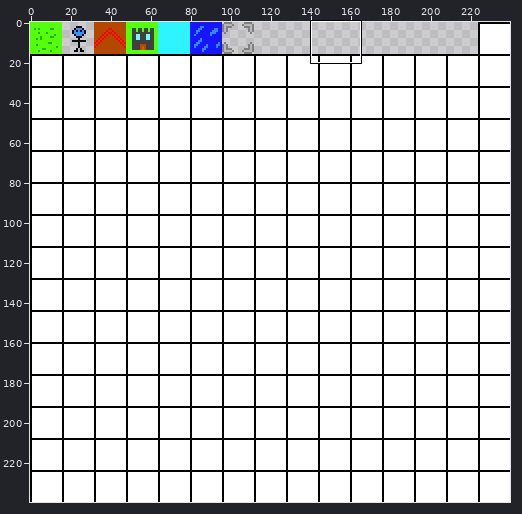
One commit to this sprite sheet: Senior Project/res/SpriteSheetz.png. Above: a wide view before the commit, with the close-up outlined.
Close-up. As it was:
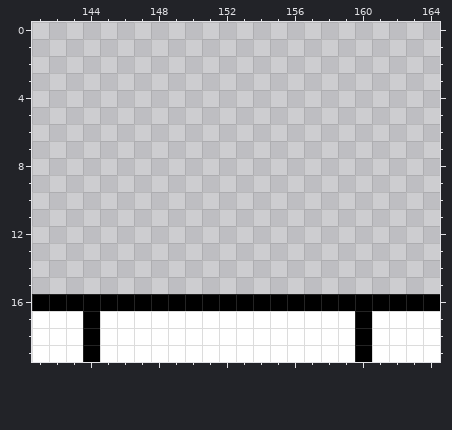
The file is 240x240 pixels. Colours within 5 levels of each other are drawn and written as one. Shown: x 141..164, y 0..19. The commit also changed other parts of the picture, which this record leaves out.
The same view after the edit:
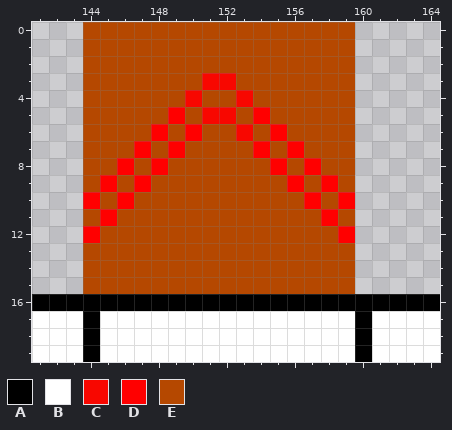
Palette (. is transparent): A #000000  B #ffffff  C #f80700  D #ff0000  E #b54800
Edits made:
y 0..2: x 144..159 ................ -> EEEEEEEEEEEEEEEE
y 3: x 144..159 ................ -> EEEEEEECCEEEEEEE
y 4: x 144..159 ................ -> EEEEEECEECEEEEEE
y 5: x 144..159 ................ -> EEEEEDECCEDEEEEE
y 6: x 144..159 ................ -> EEEEDEDEECEDEEEE
y 7: x 144..159 ................ -> EEEDEDEEEEDEDEEE
y 8: x 144..159 ................ -> EEDEDEEEEEEDEDEE
y 9: x 144..159 ................ -> EDEDEEEEEEEEDEDE
y 10: x 144..159 ................ -> DEDEEEEEEEEEEDED
y 11: x 144..159 ................ -> EDEEEEEEEEEEEEDE
y 12: x 144..159 ................ -> DEEEEEEEEEEEEEED
y 13..15: x 144..159 ................ -> EEEEEEEEEEEEEEEE
Where, in picture pixels (left, top, right, bottom), the same in both close-ups:
added: (83, 22, 355, 294)
